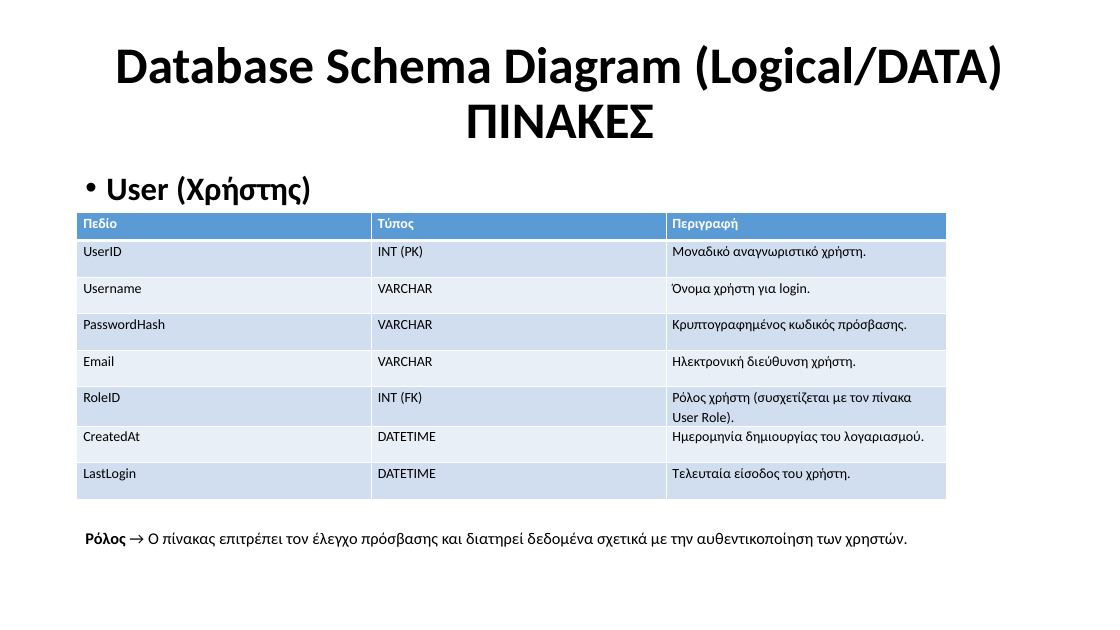
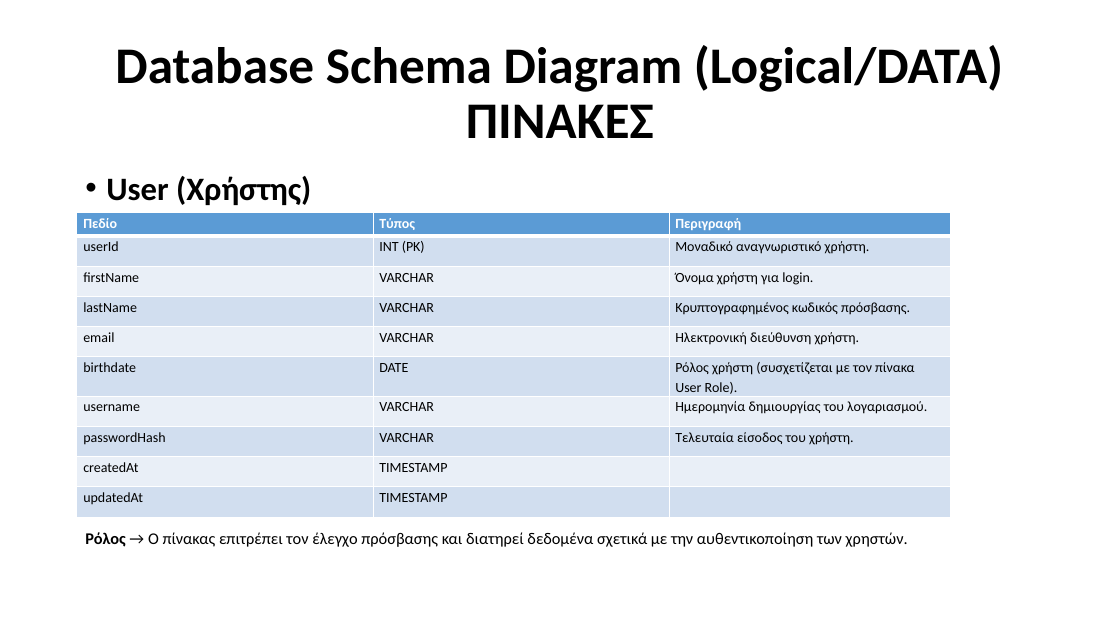
Before and after one commit to Ath21/STL_Drive, a slide deck: slide 22 of Presentation.pptx (slide 20 before the commit). Drawn at 1120x630 pixels with LibreOffice and Linux fonts; fonts in the diff are those of the drawing. Boxes give left, top, right and bottom in pixels: in the first picture for what was removed or moved away, otherwise in the second. Text is boxed around its words. In the diff, an @@ line names an element or a change of style, - is before the commit and + after.

```diff
--- a/Presentation.pptx
+++ b/Presentation.pptx
@@ table at (77,213,950,517) @@
-row 2: UserID | INT (PK) | Μοναδικό αναγνωριστικό χρήστη.
-row 3: Username | VARCHAR | Όνομα χρήστη για login.
-row 4: PasswordHash | VARCHAR | Κρυπτογραφημένος κωδικός πρόσβασης.
-row 5: Email | VARCHAR | Ηλεκτρονική διεύθυνση χρήστη.
-row 6: RoleID | INT (FK) | Ρόλος χρήστη (συσχετίζεται με τον πίνακα User Role).
-row 7: CreatedAt | DATETIME | Ημερομηνία δημιουργίας του λογαριασμού.
-row 8: LastLogin | DATETIME | Τελευταία είσοδος του χρήστη.
+row 2: userId | INT (PK) | Μοναδικό αναγνωριστικό χρήστη.
+row 3: firstName | VARCHAR | Όνομα χρήστη για login.
+row 4: lastName | VARCHAR | Κρυπτογραφημένος κωδικός πρόσβασης.
+row 5: email | VARCHAR | Ηλεκτρονική διεύθυνση χρήστη.
+row 6: birthdate | DATE | Ρόλος χρήστη (συσχετίζεται με τον πίνακα User Role).
+row 7: username | VARCHAR | Ημερομηνία δημιουργίας του λογαριασμού.
+row 8: passwordHash | VARCHAR | Τελευταία είσοδος του χρήστη.
+row 9: createdAt | TIMESTAMP | 
+row 10: updatedAt | TIMESTAMP | 
```
Also in this commit, not shown: 5 other slides changed, 2 slides added.
